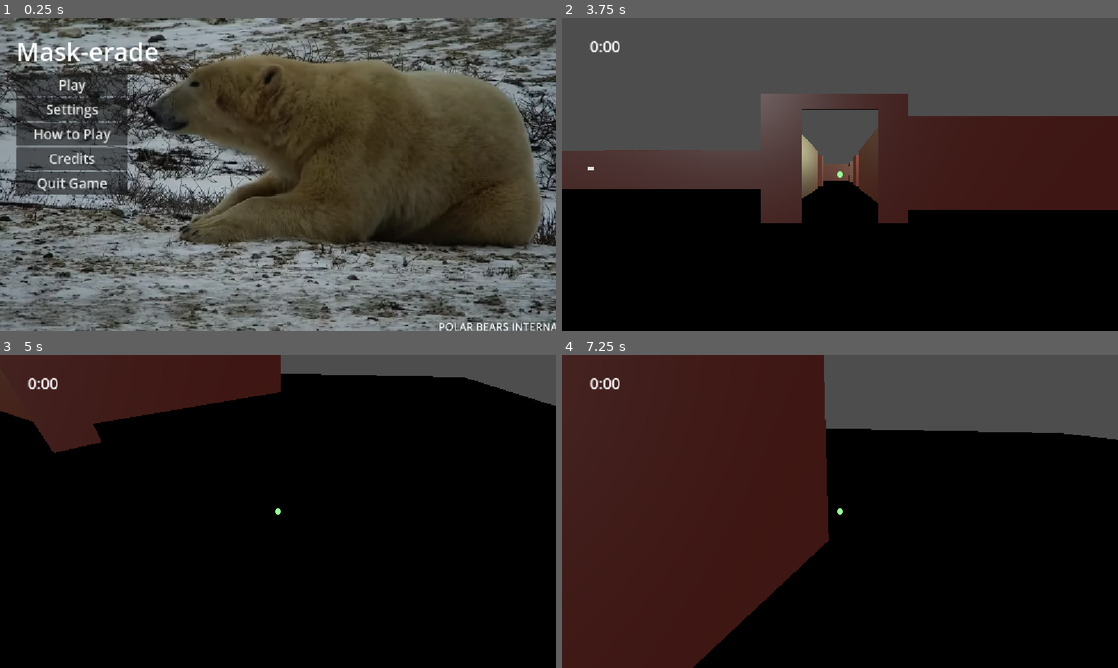
Above: before the commit, frames 1-4 (two rows, left to right).
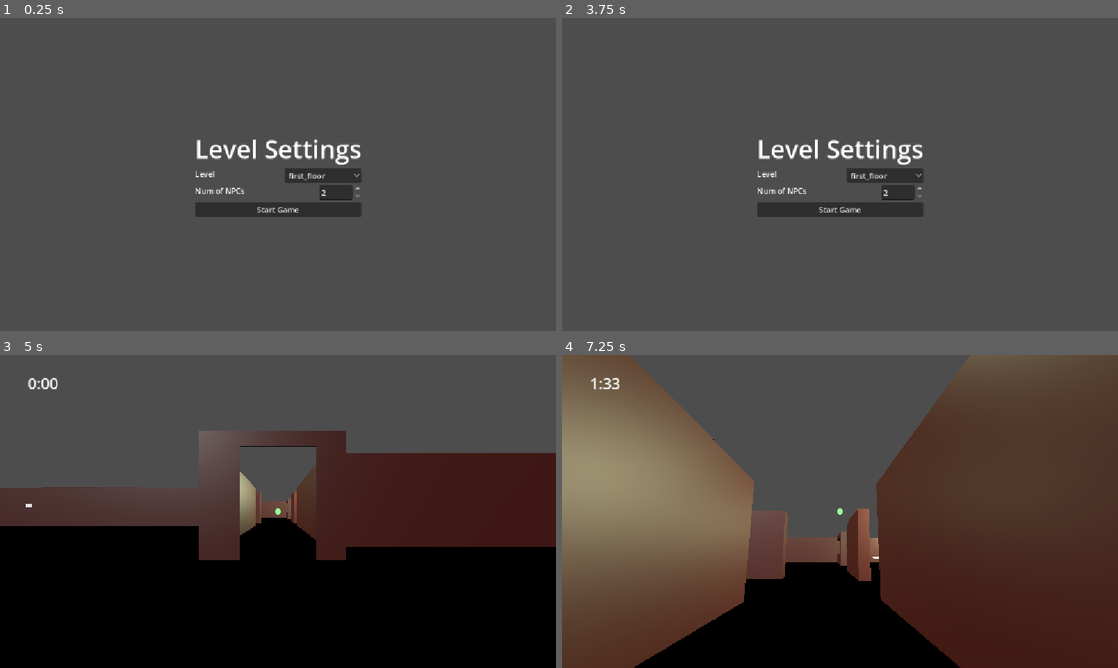
Above: after the commit, the same moments.

Repository: Dendrobyte/eye-of-attention
Game: Godot game, scene res://menus/start_menu.tscn
Two runs of this game, one before a commit and one after it. Both use one fixed random seed, a clock stepped at 60 frames per second and the inputs below.
Inputs (mouse positions are in pixels of both pictures, inside the frame that each line leads up to):
- Up to frame 1 (0.25 s): no input
- Up to frame 2 (3.75 s): click (884, 174) at 0.5 s, where only the run after the commit has a clickable "first_floor"; click (634, 108) at 1.25 s, where only the run before the commit has a clickable "Settings"; click (634, 133) at 2 s, where only the run before the commit has a clickable "How to Play"; click (634, 158) at 2.75 s, where only the run before the commit has a clickable "Credits"; click (634, 83) at 3.5 s, where only the run before the commit has a clickable "Play"
- Up to frame 3 (5 s): click (278, 545) at 4.25 s, where only the run after the commit has a clickable "Start Game"
- Up to frame 4 (7.25 s): tap Enter at 5 s; move the mouse to (867, 511) at 5.02 s; press the mouse at (867, 511) at 5.03 s; hold W (MOVE_FORWARD) from 5.03 s (still down); move the mouse to (812, 511) at 5.77 s; release the mouse at (812, 511) at 5.78 s; tap Shift (SPRINT) at 5.85 s; move the mouse to (851, 505) at 6.52 s; press the mouse at (851, 505) at 6.53 s

The runs differ from the first frame. In frame 1, 76% of the frame differs, in the area x 0-100%, y 0-100%; in frame 2, 60%; in frame 3, 54%; in frame 4, 83%.

Commit message:
Settings menu from play

Diff:
--- a/spatial-memory-match/main.tscn
+++ b/spatial-memory-match/main.tscn
@@ -1,9 +1,9 @@
 [gd_scene format=3 uid="uid://bv7pxogm15l82"]
 
 [ext_resource type="Script" uid="uid://cp1t1cd1tv6fp" path="res://scripts/level_manager.gd" id="1_h2yge"]
-[ext_resource type="PackedScene" uid="uid://dbp1rfb4tv8ok" path="res://assets/levels/prototype_map.glb" id="1_ig7tw"]
 [ext_resource type="PackedScene" uid="uid://8m1ib2vweuxn" path="res://menus/pause_menu.tscn" id="1_lquwl"]
 [ext_resource type="Script" uid="uid://c1vbuj8bh5s50" path="res://scripts/character_1p.gd" id="2_0xm2m"]
+[ext_resource type="PackedScene" uid="uid://cn1yumv7bdfvc" path="res://assets/levels/first_floor.glb" id="3_7mycd"]
 [ext_resource type="Script" uid="uid://cg1ei5tbgw5j7" path="res://hud_behavior.gd" id="4_lquwl"]
 
 [sub_resource type="Theme" id="Theme_lquwl"]
@@ -29,7 +29,7 @@
 no_randomize = true
 npc_count = 2
 
-[node name="prototype_map" parent="LevelManager" unique_id=7209299 instance=ExtResource("1_ig7tw")]
+[node name="first_floor" parent="LevelManager" unique_id=78145032 instance=ExtResource("3_7mycd")]
 
 [node name="ItemParent" type="Node3D" parent="LevelManager" unique_id=746855518]
 
--- /dev/null
+++ b/spatial-memory-match/menus/npc_count_spin_box.gd
@@ -0,0 +1,19 @@
+extends SpinBox
+
+# I want this one to have a script since its pretty isolated behavior
+
+# Temporary for game jam. Remember to change these if the name or count changes!
+var level_max_npcs = {
+	"prototype_map": 3,
+	"first_floor": 8,
+}
+
+# Called when the node enters the scene tree for the first time.
+func _ready() -> void:
+	step = 1
+	min_value = 2
+	max_value = 3
+
+# Called by level change function to reset to 2 and set max value to the selected map
+func reset(level_name):
+	self.max_value = level_max_npcs[level_name]
--- a/spatial-memory-match/menus/start_menu.gd
+++ b/spatial-memory-match/menus/start_menu.gd
@@ -2,9 +2,14 @@
 
 var main_scene = preload("res://main.tscn")
 
+@onready var level_dropdown: OptionButton = $GameConfig/CenterContainer/VBoxContainer/Level/LevelChoice
+@onready var npc_count_spinbox: SpinBox = $GameConfig/CenterContainer/VBoxContainer/NPCCount/SpinBox
+
 # To load which image to render or something
 func _ready() -> void:
-	pass
+	var all_levels = GlobalState.LEVEL_LIST
+	for level_name in all_levels:
+		level_dropdown.add_item(level_name)
 
 # Maybe if I want to render a background or something versus an image
 func _process(_delta: float) -> void:
@@ -13,11 +18,9 @@
 # Button functions
 # Wired up in Godot directly
 func _on_play_pressed() -> void:
-	# do intermediate config menu first, same control node is fine
-	# just show / hide this
-	var main_node = main_scene.instantiate()
-	get_parent().add_child(main_node)
-	self.queue_free()
+	# Show the settings menu and play from there
+	$HomeStart.hide()
+	$GameConfig.show()
 
 func _on_settings_pressed() -> void:
 	pass
@@ -32,3 +35,16 @@
 
 func _on_quit_pressed() -> void:
 	get_tree().quit()
+
+
+func _on_start_game_pressed() -> void:
+	# just show / hide this
+	var main_node = main_scene.instantiate()
+	get_parent().add_child(main_node)
+	self.queue_free()
+	pass # Replace with function body.
+
+# TODO: Reset the spin box / if it's max, set to max of the level
+func _on_level_choice_item_selected(index: int) -> void:
+	var level_name = level_dropdown.get_item_text(index)
+	npc_count_spinbox.reset(level_name)
--- a/spatial-memory-match/menus/start_menu.tscn
+++ b/spatial-memory-match/menus/start_menu.tscn
@@ -2,6 +2,7 @@
 
 [ext_resource type="Script" uid="uid://b8erbtsg68cjk" path="res://menus/start_menu.gd" id="1_1t8nw"]
 [ext_resource type="Texture2D" uid="uid://bl1r3armv0i2g" path="res://Screenshot 2026-11-17 at 7.22.42 AM.png" id="1_3kg5v"]
+[ext_resource type="Script" uid="uid://c10kdtjeytylx" path="res://menus/npc_count_spin_box.gd" id="3_w3tic"]
 
 [sub_resource type="Theme" id="Theme_hixdw"]
 default_font_size = 28
@@ -16,6 +17,7 @@
 script = ExtResource("1_1t8nw")
 
 [node name="BG picture" type="TextureRect" parent="." unique_id=1812035796]
+visible = false
 layout_mode = 0
 offset_left = -154.0
 offset_top = -83.0
@@ -23,7 +25,13 @@
 offset_bottom = 741.0
 texture = ExtResource("1_3kg5v")
 
-[node name="Title" type="RichTextLabel" parent="." unique_id=1402932599]
+[node name="HomeStart" type="Control" parent="." unique_id=1384976429]
+visible = false
+anchors_preset = 0
+offset_right = 40.0
+offset_bottom = 40.0
+
+[node name="Title" type="RichTextLabel" parent="HomeStart" unique_id=1402932599]
 layout_mode = 0
 offset_left = 34.0
 offset_top = 33.0
@@ -33,40 +41,100 @@
 text = "Mask-erade"
 fit_content = true
 
-[node name="VBoxContainer" type="VBoxContainer" parent="." unique_id=704100914]
+[node name="VBoxContainer" type="VBoxContainer" parent="HomeStart" unique_id=704100914]
 layout_mode = 0
 offset_left = 34.0
 offset_top = 115.0
 offset_right = 264.0
-offset_bottom = 362.0
+offset_bottom = 366.0
 
-[node name="Play" type="Button" parent="VBoxContainer" unique_id=850114048]
+[node name="Play" type="Button" parent="HomeStart/VBoxContainer" unique_id=850114048]
 layout_mode = 2
 theme = SubResource("Theme_hixdw")
 text = "Play"
 
-[node name="Settings" type="Button" parent="VBoxContainer" unique_id=2043854285]
+[node name="Settings" type="Button" parent="HomeStart/VBoxContainer" unique_id=2043854285]
 layout_mode = 2
 theme = SubResource("Theme_hixdw")
 text = "Settings"
 
-[node name="How to Play" type="Button" parent="VBoxContainer" unique_id=970191339]
+[node name="How to Play" type="Button" parent="HomeStart/VBoxContainer" unique_id=970191339]
 layout_mode = 2
 theme = SubResource("Theme_hixdw")
 text = "How to Play"
 
-[node name="Credits" type="Button" parent="VBoxContainer" unique_id=1894966874]
+[node name="Credits" type="Button" parent="HomeStart/VBoxContainer" unique_id=1894966874]
 layout_mode = 2
 theme = SubResource("Theme_hixdw")
 text = "Credits"
 
-[node name="Quit Game" type="Button" parent="VBoxContainer" unique_id=1858353025]
+[node name="Quit Game" type="Button" parent="HomeStart/VBoxContainer" unique_id=1858353025]
 layout_mode = 2
 theme = SubResource("Theme_hixdw")
 text = "Quit Game"
 
-[connection signal="pressed" from="VBoxContainer/Play" to="." method="_on_play_pressed"]
-[connection signal="pressed" from="VBoxContainer/Settings" to="." method="_on_settings_pressed"]
-[connection signal="pressed" from="VBoxContainer/How to Play" to="." method="_on_how_to_play_pressed"]
-[connection signal="pressed" from="VBoxContainer/Credits" to="." method="_on_credits_pressed"]
-[connection signal="pressed" from="VBoxContainer/Quit Game" to="." method="_on_quit_pressed"]
+[node name="GameConfig" type="Control" parent="." unique_id=2105795899]
+layout_mode = 1
+anchors_preset = 15
+anchor_right = 1.0
+anchor_bottom = 1.0
+grow_horizontal = 2
+grow_vertical = 2
+
+[node name="CenterContainer" type="CenterContainer" parent="GameConfig" unique_id=160356835]
+layout_mode = 1
+anchors_preset = 15
+anchor_right = 1.0
+anchor_bottom = 1.0
+offset_right = 1.0
+grow_horizontal = 2
+grow_vertical = 2
+
+[node name="VBoxContainer" type="VBoxContainer" parent="GameConfig/CenterContainer" unique_id=1047229484]
+layout_mode = 2
+
+[node name="Title" type="RichTextLabel" parent="GameConfig/CenterContainer/VBoxContainer" unique_id=1600514582]
+layout_mode = 2
+theme_override_font_sizes/normal_font_size = 52
+text = "Level Settings"
+fit_content = true
+autowrap_mode = 0
+
+[node name="Level" type="HBoxContainer" parent="GameConfig/CenterContainer/VBoxContainer" unique_id=416396196]
+layout_mode = 2
+
+[node name="LevelText" type="RichTextLabel" parent="GameConfig/CenterContainer/VBoxContainer/Level" unique_id=1948629033]
+layout_mode = 2
+size_flags_horizontal = 3
+text = "Level"
+fit_content = true
+autowrap_mode = 0
+
+[node name="LevelChoice" type="OptionButton" parent="GameConfig/CenterContainer/VBoxContainer/Level" unique_id=103324733]
+layout_mode = 2
+
+[node name="NPCCount" type="HBoxContainer" parent="GameConfig/CenterContainer/VBoxContainer" unique_id=511948209]
+layout_mode = 2
+
+[node name="NPCCountText" type="RichTextLabel" parent="GameConfig/CenterContainer/VBoxContainer/NPCCount" unique_id=1258986950]
+layout_mode = 2
+size_flags_horizontal = 3
+text = "Num of NPCs"
+fit_content = true
+autowrap_mode = 0
+
+[node name="SpinBox" type="SpinBox" parent="GameConfig/CenterContainer/VBoxContainer/NPCCount" unique_id=535777062]
+layout_mode = 2
+script = ExtResource("3_w3tic")
+
+[node name="Start Game" type="Button" parent="GameConfig/CenterContainer/VBoxContainer" unique_id=1516305253]
+layout_mode = 2
+text = "Start Game"
+
+[connection signal="pressed" from="HomeStart/VBoxContainer/Play" to="." method="_on_play_pressed"]
+[connection signal="pressed" from="HomeStart/VBoxContainer/Settings" to="." method="_on_settings_pressed"]
+[connection signal="pressed" from="HomeStart/VBoxContainer/How to Play" to="." method="_on_how_to_play_pressed"]
+[connection signal="pressed" from="HomeStart/VBoxContainer/Credits" to="." method="_on_credits_pressed"]
+[connection signal="pressed" from="HomeStart/VBoxContainer/Quit Game" to="." method="_on_quit_pressed"]
+[connection signal="item_selected" from="GameConfig/CenterContainer/VBoxContainer/Level/LevelChoice" to="." method="_on_level_choice_item_selected"]
+[connection signal="pressed" from="GameConfig/CenterContainer/VBoxContainer/Start Game" to="." method="_on_start_game_pressed"]
--- a/spatial-memory-match/scripts/character_1p.gd
+++ b/spatial-memory-match/scripts/character_1p.gd
@@ -1,6 +1,5 @@
 extends CharacterBody3D
 class_name Character1P
-
 
 @export var SPEED: float = 10.0
 @export var JUMP_VELOCITY = 4.5
--- a/spatial-memory-match/scripts/global_state.gd
+++ b/spatial-memory-match/scripts/global_state.gd
@@ -3,6 +3,22 @@
 ## Self Assigned References ##
 var level_manager: LevelManager = null
 var character: Character1P = null
+
+var LEVEL_LIST = [] # dynamically loaded in enter tree
+# TODO: Load settings in the level, e.g. early traversal to get player position count, etc.
+# Things like this could be in a SettingsState too, and cleared when game starts
+
+func _enter_tree() -> void:
+	# Load levels. Hard error ok
+	var level_maps_dir = DirAccess.open("res://assets/levels")
+	level_maps_dir.list_dir_begin() # get_next() will close when it hits the end
+
+	var file_name = level_maps_dir.get_next()
+	while file_name != "":
+		if file_name.ends_with(".glb"):
+			var level_name = file_name.rstrip(".glb")
+			LEVEL_LIST.append(level_name)
+		file_name = level_maps_dir.get_next()
 
 # Contains references to the nodes from the name, to be temporarily duplicated for the npc want
 var item_node_map = {} # { "name": node }
--- a/spatial-memory-match/scripts/level_manager.gd
+++ b/spatial-memory-match/scripts/level_manager.gd
@@ -22,6 +22,7 @@
 	# Load the map from selected, must be present in `/assets/levels`
 	var map_scene: PackedScene = load("res://assets/levels/" + level_scene_name + ".glb")
 	var map = map_scene.instantiate()
+	map.name = "Level_" + level_scene_name
 	add_child(map)
 	var item_parent = $ItemParent
 	var npc_parent = $NPCParent
@@ -43,13 +44,15 @@
 			GlobalState.set_start_pos(child.position)
 			child.queue_free()
 		if child_name == "START":
-			print("START:", child.global_position)
 			var new_area_3d: Area3D = Area3D.new()
 			var area_collider = child.get_child(0).duplicate() # StaticBody3D -> CollisionShape3D
-			# new_area_3d.set_script("res://scripts/start_area_behavior.gd")
+			new_area_3d.position = child.position
+			new_area_3d.scale = child.scale
 			new_area_3d.add_child(area_collider)
 			new_area_3d.body_entered.connect(start_area_entered)
 			add_child(new_area_3d)
+			new_area_3d.name = "Start_Collider"
+			print("Created ", new_area_3d)
 			child.queue_free()
 
 	print("Loaded item and NPC positions\nNPC Count: ", len(NPC_TRANSFORMS), "\nItem Count: ", len(ITEM_POSITIONS))
@@ -125,6 +128,5 @@
 	return node_position
 
 func start_area_entered(_body):
-	print("entered")
 	if !GlobalState.STOPWATCH_STARTED:
 		GlobalState.start_game_stopwatch()
Binary file changed: spatial-memory-match/assets/levels/first_floor.glb
Not shown, added: spatial-memory-match/menus/npc_count_spin_box.gd.uid
Not shown, changed: Blender/first_floor.blend
Not shown, changed: Blender/first_floor.blend1
